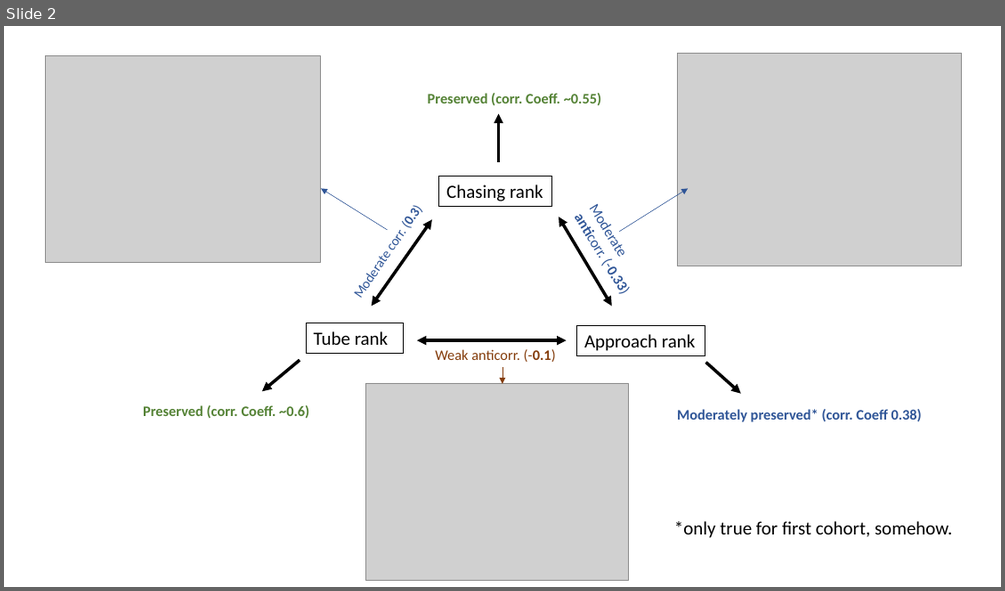
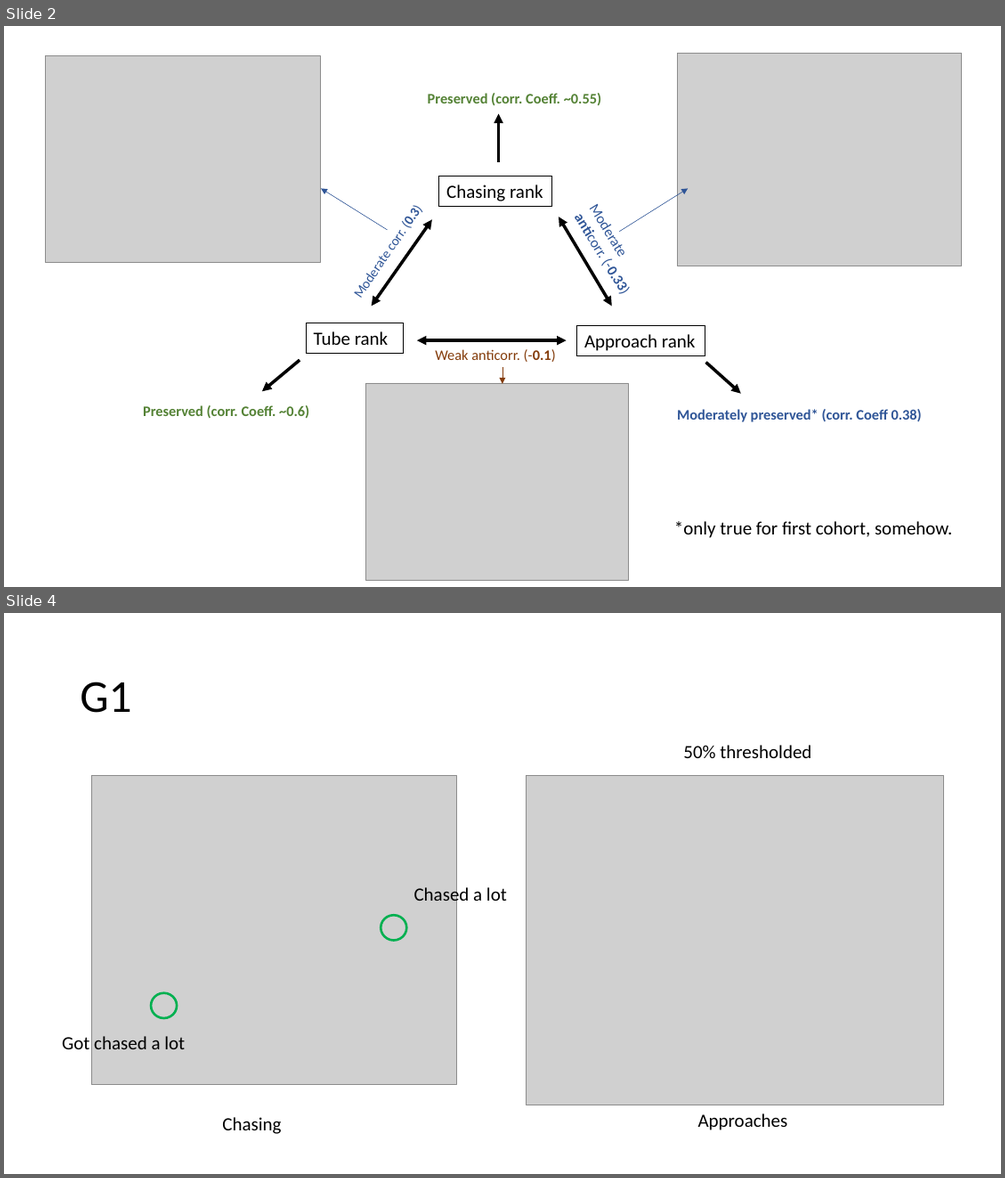
Before and after one commit to KelschLAB/NoSeMaze-stableRichClubs, a slide deck: plots/sumup_26112024.pptx. Shown one above the other, each under a label of ours: slide 2 before the commit, slides 2 and 4 after it; the slides between them are not shown. The pictures are 1005x591 and 1005x1178 pixels, drawn with LibreOffice and Linux fonts; fonts in the diff are those of the drawing; grey boxes stand for pictures. Boxes give left, top, right and bottom in pixels: in the first picture for what was removed or moved away, otherwise in the second. Text is boxed around its words. In the diff, an @@ line names an element or a change of style, - is before the commit and + after.

```diff
--- a/plots/sumup_26112024.pptx
+++ b/plots/sumup_26112024.pptx
@@ slide 4 added at <box>4,613,1001,1174</box>, background #FFFFFF @@
@@ title added at <box>80,682,131,713</box>, 44 pt, text #000000 @@
+G1
@@ text added at <box>683,745,811,758</box>, 18 pt, text #000000 @@
+50% thresholded
@@ picture added at <box>91,775,456,1084</box> @@
@@ picture added at <box>526,775,944,1104</box> @@
@@ text added at <box>414,884,507,906</box>, 18 pt, text #000000 @@
+Chased a lot
@@ ellipse added at <box>380,915,407,941</box>, outline #00B050 2.25 pt @@
@@ ellipse added at <box>151,993,177,1018</box>, outline #00B050 2.25 pt @@
@@ text added at <box>62,1036,185,1049</box>, 18 pt, text #000000 @@
+Got chased a lot
@@ text added at <box>222,1117,281,1134</box>, 18 pt, text #000000 @@
+Chasing
@@ text added at <box>698,1113,788,1130</box>, 18 pt, text #000000 @@
+Approaches
```
Also in this commit, not shown: 1 slide changed, 2 other slides added.
